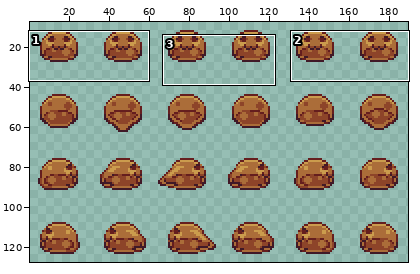
Sprite sheet, stored at Resources/Textures/_Scp/Mobs/Scp/scp-999.rsi/movement.png. Above, an overview of the earlier version with the close-up marked.
Close-up. Old version:
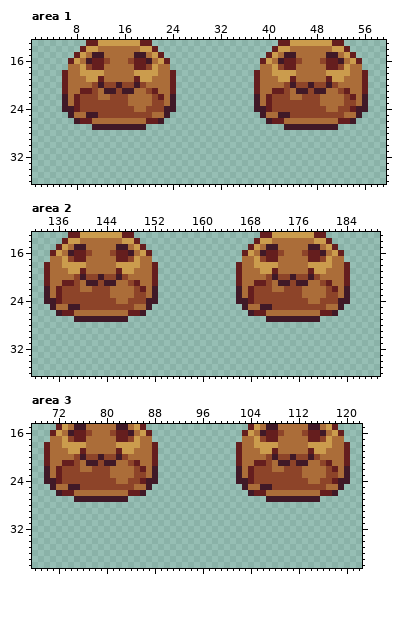
The file is 192x128 pixels. Shown: area 1: x 1..59, y 13..36; area 2: x 132..189, y 13..36; area 3: x 68..122, y 15..38. The wide view leaves out empty margins. The commit also changed other parts of the picture, which this record leaves out.
Now the later version:
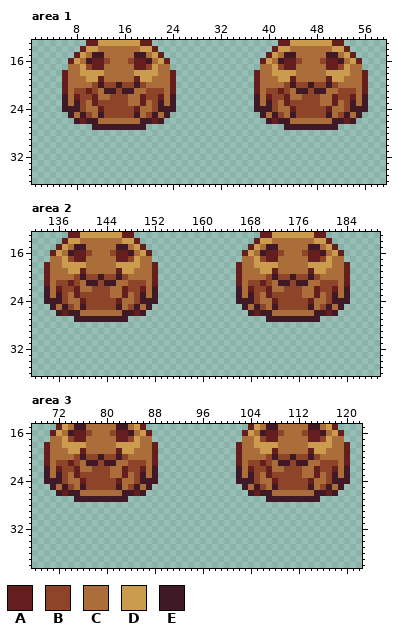
Palette (. is transparent): A #651e1e  B #8d4429  C #ab6d39  D #cb9c4d  E #401927
Difference:
Area 1:
y 21: x 8..9 CA -> BB; x 21..22 AC -> BB; x 40..41 CA -> BB; x 53..54 AC -> BB
y 22: x 11 B -> A; x 19..20 CC -> AB; x 43 B -> A; x 51..52 CC -> AB
y 23: x 8 A -> E; x 10..11 BB -> CA; x 19 C -> A; x 22 B -> E; x 40 A -> E; x 42..43 BB -> CA; x 51 C -> A; x 54 B -> E
y 24: x 8 A -> E; x 10..12 BBB -> CCA; x 18 C -> A; x 20 B -> C; x 22 B -> E; x 40 A -> E; x 42..44 BBB -> CCA; x 50 C -> A; x 52 B -> C; x 54 A -> E
y 25: x 9..12 CEEB -> EBCE; x 18..19 BB -> EC; x 21 C -> E; x 41..44 CEEB -> EBCE; x 50..51 BB -> EC; x 53 C -> E
y 26: x 10..11 AC -> EE; x 19..20 CA -> EE; x 42..43 AC -> EE; x 51..52 CA -> EE
Area 2:
y 21: x 136..137 CA -> BB; x 149..150 AC -> BB; x 168..169 CA -> BB; x 181..182 AC -> BB
y 22: x 139 B -> A; x 147..148 CC -> AB; x 171 B -> A; x 179..180 CC -> AB
y 23: x 136 A -> E; x 138..139 BB -> CA; x 147 C -> A; x 150 B -> E; x 168 A -> E; x 170..171 BB -> CA; x 179 C -> A; x 182 B -> E
y 24: x 136 A -> E; x 138..140 BBB -> CCA; x 146 C -> A; x 148 B -> C; x 150 B -> E; x 168 A -> E; x 170..172 BBB -> CCA; x 178 C -> A; x 180 B -> C; x 182 B -> E
y 25: x 137..140 CEEB -> EBCE; x 146..147 BB -> EC; x 149 C -> E; x 169..172 CEEB -> EBCE; x 178..179 BB -> EC; x 181 C -> E
y 26: x 138..139 AC -> EE; x 147..148 CA -> EE; x 170..171 AC -> EE; x 179..180 CA -> EE
Area 3:
y 21: x 72..73 CA -> BB; x 85..86 AC -> BB; x 104..105 CA -> BB; x 117..118 AC -> BB
y 22: x 75 B -> A; x 83..84 CC -> AB; x 107 B -> A; x 115..116 CC -> AB
y 23: x 72 A -> E; x 74..75 BB -> CA; x 83 C -> A; x 86 B -> E; x 104 A -> E; x 106..107 BB -> CA; x 115 C -> A; x 118 B -> E
y 24: x 72 A -> E; x 74..76 BBB -> CCA; x 82 C -> A; x 84 B -> C; x 86 A -> E; x 104 A -> E; x 106..108 BBB -> CCA; x 114 C -> A; x 116 B -> C; x 118 A -> E
y 25: x 73..76 CEEB -> EBCE; x 82..83 BB -> EC; x 85 C -> E; x 105..108 CEEB -> EBCE; x 114..115 BB -> EC; x 117 C -> E
y 26: x 74..75 AC -> EE; x 83..84 CA -> EE; x 106..107 AC -> EE; x 115..116 CA -> EE
